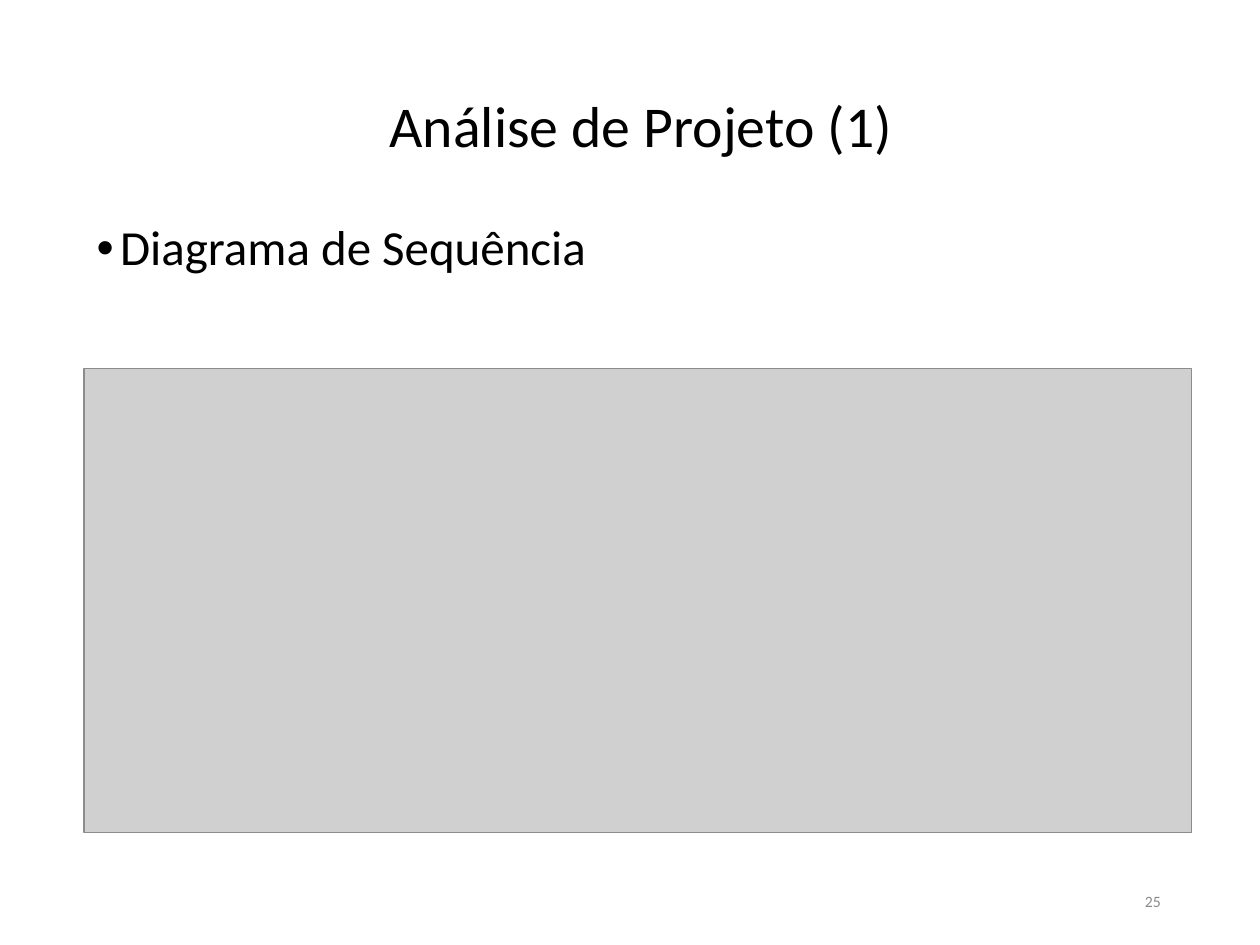
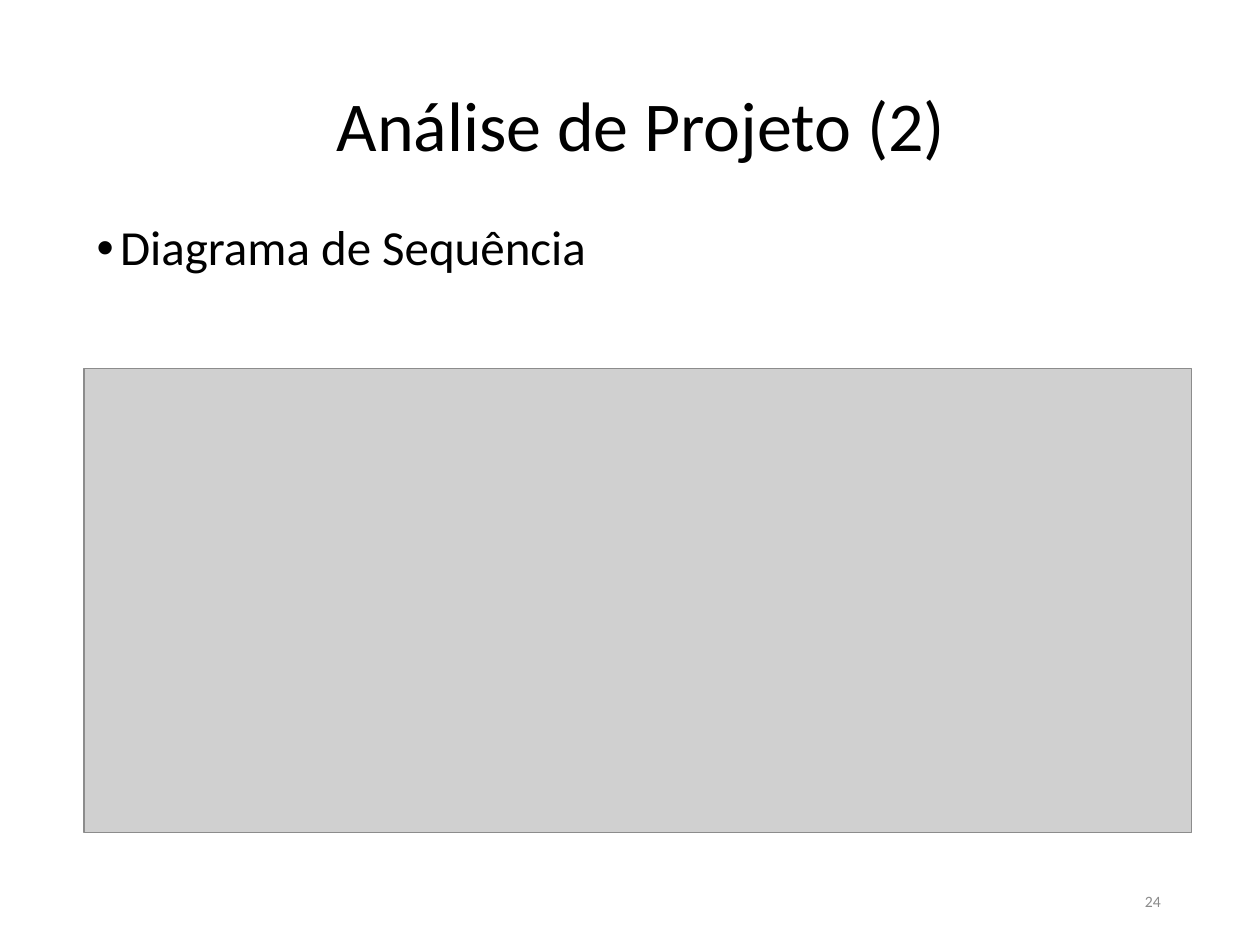
Before and after one commit to FatimaFerreiradeSousa/TCC-Mobile-Leaning, a slide deck: slide 24 of TCC - Documento/TCC II.pptx (slide 25 before the commit). Drawn at 1260x945 pixels with LibreOffice and Linux fonts; fonts in the diff are those of the drawing; grey boxes stand for pictures. Boxes give left, top, right and bottom in pixels: in the first picture for what was removed or moved away, otherwise in the second. Text is boxed around its words. In the diff, an @@ line names an element or a change of style, - is before the commit and + after.

```diff
--- a/TCC - Documento/TCC II.pptx
+++ b/TCC - Documento/TCC II.pptx
@@ title at [337,100,945,163]: text changed; size 33 to 40 pt @@
-Análise de Projeto (1)
+Análise de Projeto (2)
@@ page number at [1145,897,1161,907]: text changed @@
-25
+24
```
Also in this commit, not shown: 18 other slides changed, 1 slide removed.
